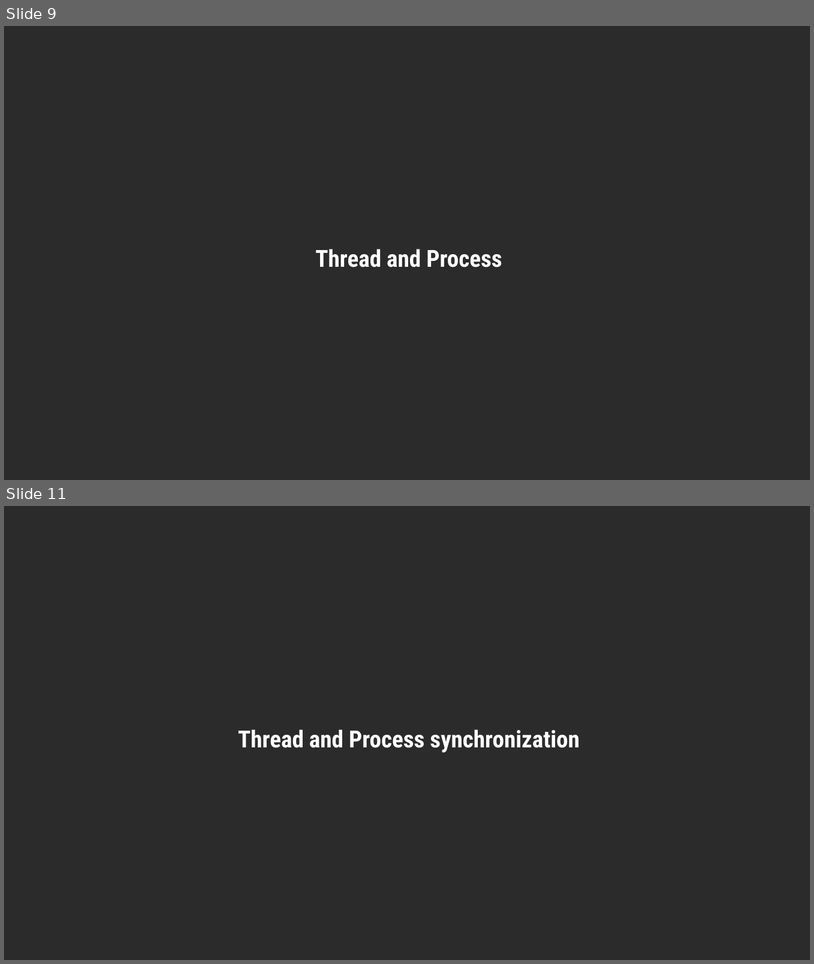
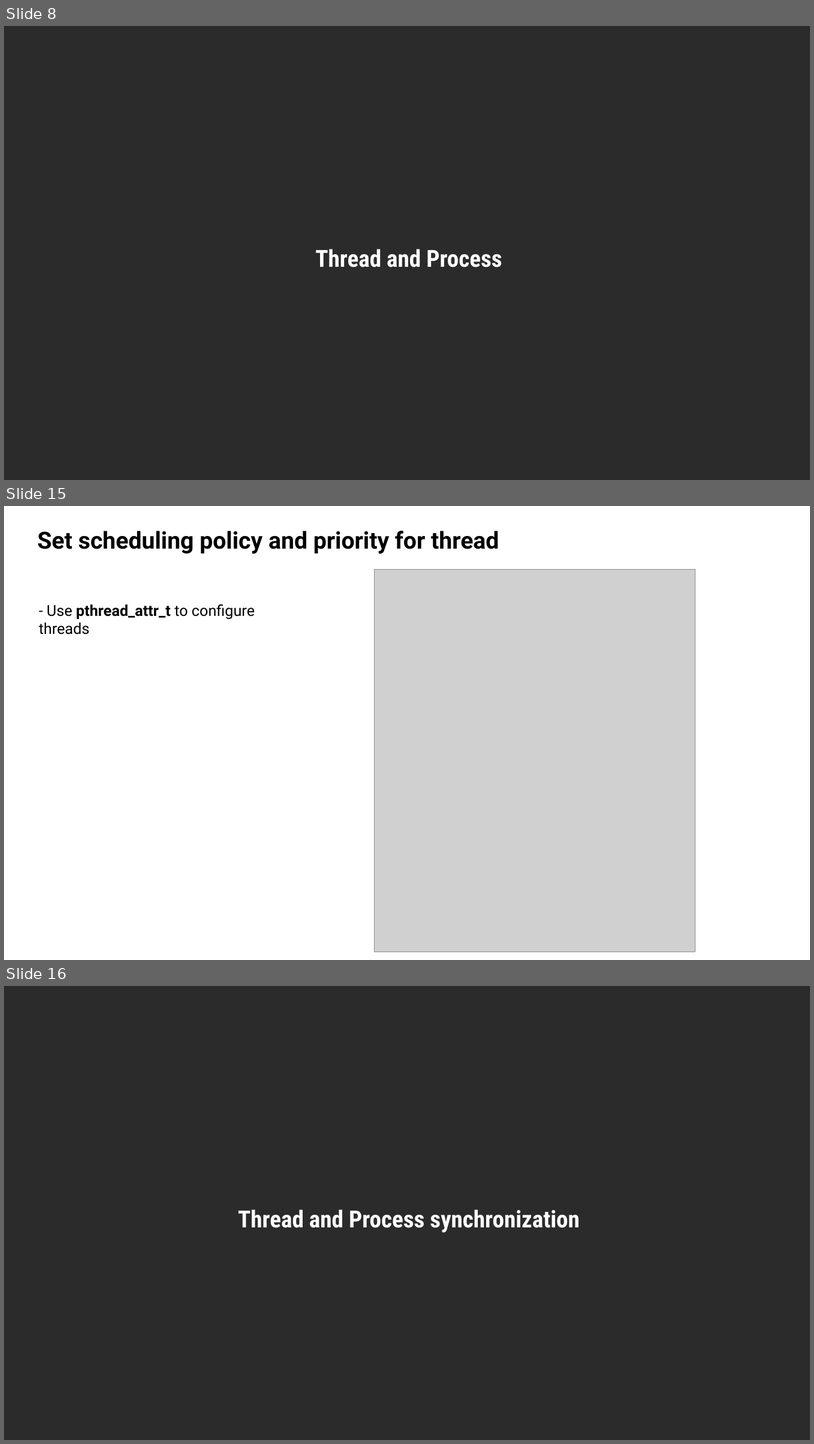
Before and after one commit to cuongnv99sc/OS_overview, a slide deck: doc/OS_overview.pptx. Shown one above the other, each under a label of ours: slides 9 and 11 before the commit, slides 8, 15 and 16 after it; the slides between them are not shown. The pictures are 814x964 and 814x1444 pixels, drawn with LibreOffice and Linux fonts; fonts in the diff are those of the drawing; grey boxes stand for pictures; background and template pictures are left out; a plain dark background stands for a picture behind light text. Boxes give left, top, right and bottom in pixels: in the first picture for what was removed or moved away, otherwise in the second. Text is boxed around its words. In the diff, an @@ line names an element or a change of style, - is before the commit and + after.

```diff
--- a/doc/OS_overview.pptx
+++ b/doc/OS_overview.pptx
@@ slide 15 added at <box>4,506,810,960</box>, background #FFFFFF @@
@@ title added at <box>38,531,499,554</box>, 28 pt, text #000000, bold @@
+Set scheduling policy and priority for thread
@@ picture added at <box>374,570,695,952</box> @@
@@ text added at <box>39,604,255,634</box>, 18 pt, text #000000 @@
+- Use pthread_attr_t to configure threads
@@ what was slide 9 is now slide 8 @@
@@ what was slide 11 is now slide 16 @@
```
Also in this commit, not shown: 2 slides changed, 8 other slides added, 20 slides removed, 1 other file.
